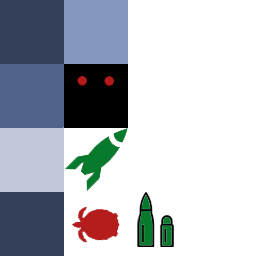
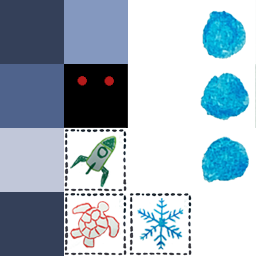
Layer changes from the first (256, 256) image to the second:
added layer "Calque 5" above "Calque 4" over [64, 0, 256, 256]
added layer "Calque 4" above "Calque 3" over [201, 136, 249, 183]
added layer "Calque 3" above "Calque 2" over [200, 64, 256, 128]
added layer "Calque 2" above "iconfinder_Adventure-Line-18_3687828" over [202, 0, 256, 69]
hid "iconfinder_Adventure-Line-18_3687828" over [63, 0, 256, 256]
added layer "Calque 7" above "Calque 6" over [69, 201, 121, 249]
added layer "Calque 6" above "Calque 9" over [70, 135, 117, 189]
added layer "Calque 9" above "Calque 10" over [64, 193, 127, 256]
added layer "Calque 10" above "Calque 8" over [129, 193, 192, 256]
added layer "Calque 8" above "Calque 1" over [64, 129, 127, 192]
painted on "Calque 1" over [63, 127, 128, 256]
